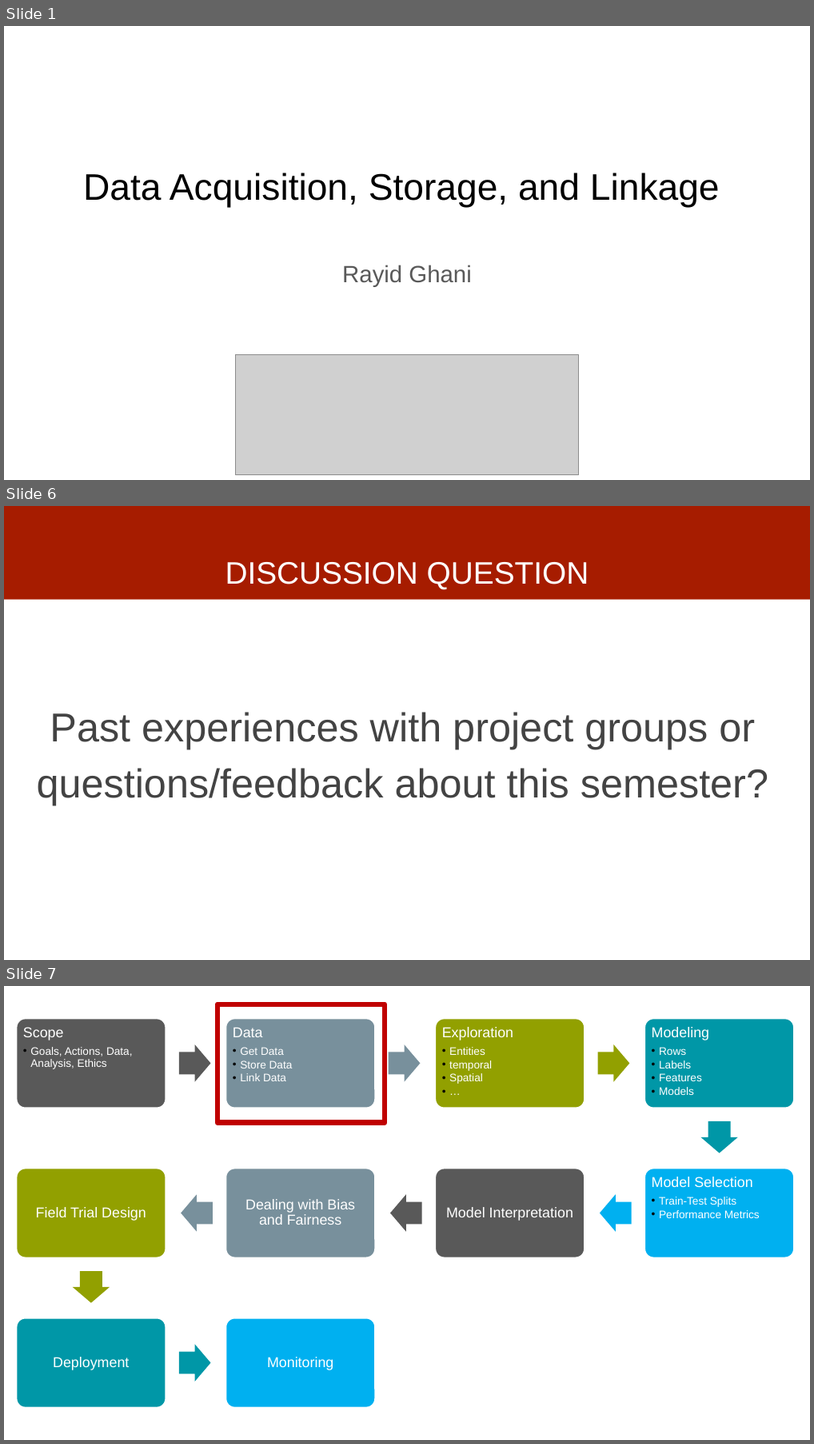
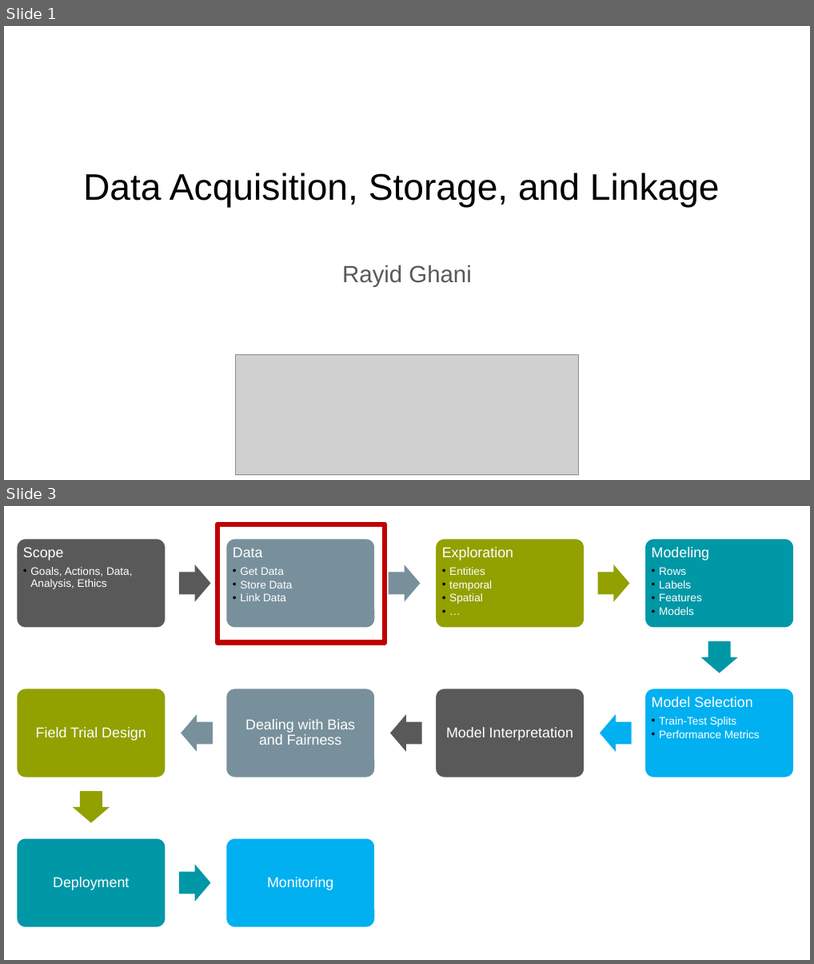
Before and after one commit to dssg/mlforpublicpolicylab, a slide deck: Lectures/04-data.pptx. Shown one above the other, each under a label of ours: slides 1, 6 and 7 before the commit, slides 1 and 3 after it; the slides between them are not shown. The pictures are 814x1444 and 814x964 pixels, drawn with LibreOffice and Linux fonts; fonts in the diff are those of the drawing; grey boxes stand for pictures. Boxes give left, top, right and bottom in pixels: in the first picture for what was removed or moved away, otherwise in the second. Text is boxed around its words. In the diff, an @@ line names an element or a change of style, - is before the commit and + after.

```diff
--- a/Lectures/04-data.pptx
+++ b/Lectures/04-data.pptx
@@ slide 6 removed at (4,506,810,960), background #FFFFFF @@
@@ rectangle removed at (4,506,810,599) @@
@@ title removed at (226,562,590,590) @@
-DISCUSSION QUESTION
@@ text removed at (37,712,769,805) @@
-Past experiences with project groups or questions/feedback about this semester?
@@ what was slide 7 is now slide 3 @@
```
Also in this commit, not shown: 2 slides changed, 3 other slides removed.
